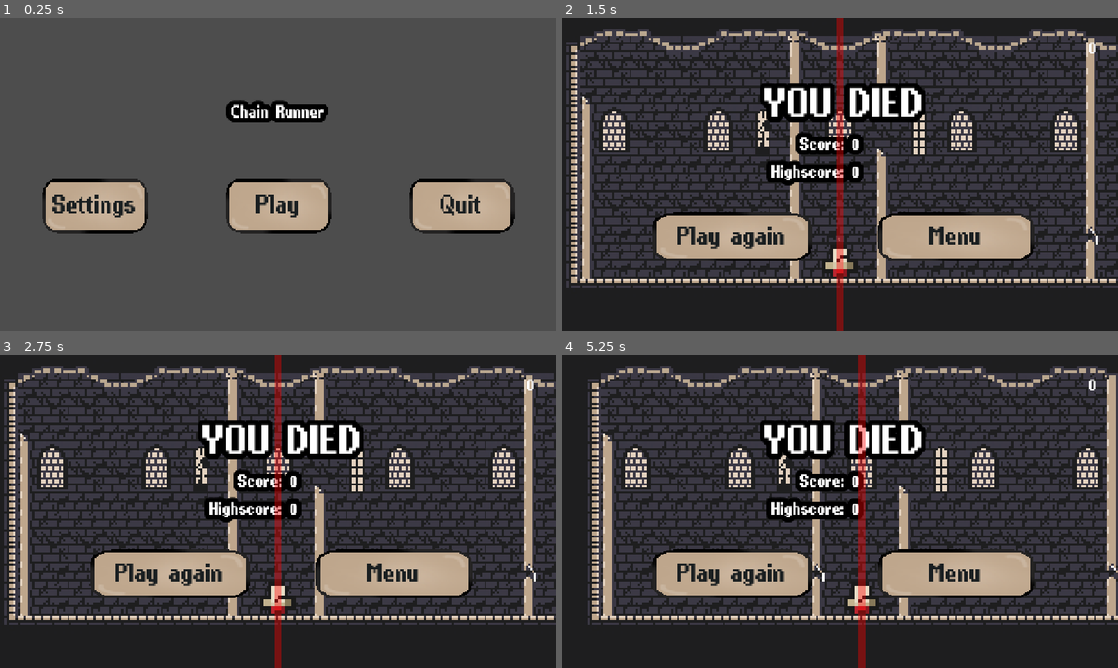
Above: before the commit, frames 1-4 (two rows, left to right).
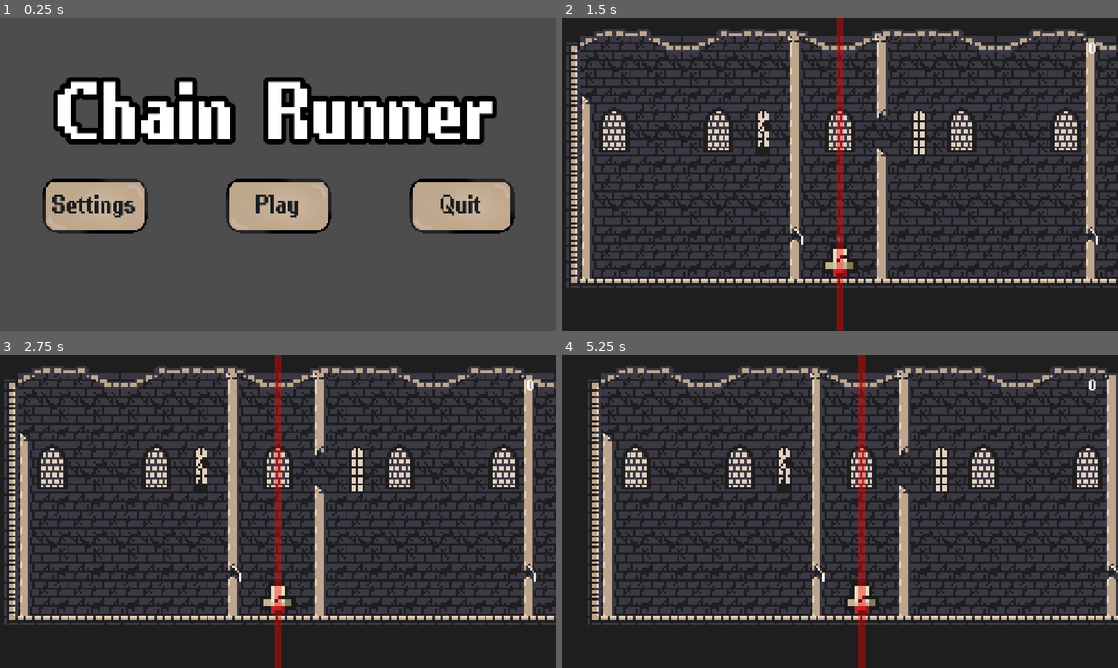
Above: after the commit, the same moments.

Repository: lucassillitoe/Steel_Jam_4_repo
Game: Godot game, scene res://Scenes/ui.tscn
Two runs of this game, one before a commit and one after it. Both use one fixed random seed, a clock stepped at 60 frames per second and the inputs below.
Inputs (mouse positions are in pixels of both pictures, inside the frame that each line leads up to):
- Up to frame 1 (0.25 s): no input
- Up to frame 2 (1.5 s): click "Play" at 0.5 s; click (728, 237) at 1.25 s, where only the run before the commit has a clickable "Play again"
- Up to frame 3 (2.75 s): click (166, 574) at 2 s, where only the run before the commit has a clickable "Play again"
- Up to frame 4 (5.25 s): click (728, 574) at 2.75 s, where only the run before the commit has a clickable "Play again"; click (956, 574) at 3.5 s, where only the run before the commit has a clickable "Menu"; move the mouse to (962, 495) at 4.27 s; hold D (Right) from 4.28 s (still down); tap Shift (Dash) at 4.35 s; click (962, 495) at 4.42 s; move the mouse to (728, 527) at 5.02 s; tap Mouse wheel down (MoveCameraLeft) at 5.1 s

The runs differ from the first frame. In frame 1, 12% of the frame differs, in the area x 9-90%, y 18-41%; in frame 2, 13%, in the area x 16-85%, y 20-78%; in frame 3, 13%; in frame 4, 13%.
Error before the commit: Invalid access to property or key 'text' on a base object of type 'null instance'. (res://Scenes/death_screen.gd:15)

Commit message:
compare

Diff:
--- a/steel-jam-4/Scenes/death_screen.gd
+++ b/steel-jam-4/Scenes/death_screen.gd
@@ -1,7 +1,8 @@
 extends Control
 
 @onready var highscore_label: Label = $Highscore
-@onready var score_label: Label = $"../../Camera/UI/Score"
+@onready var score_label: Label = $"../Score"
+@onready var deathScore: Label = $Score
 
 func _ready() -> void:
 	visibility_changed.connect(_on_visibility_changed)
@@ -14,6 +15,7 @@
 func _refresh() -> void:
 	var current_score := int(score_label.text)
 	var highscore := int(SettingsManager.get_setting("GameStates", "Highscore"))
+	deathScore.text = score_label.text
 
 	if current_score > highscore:
 		highscore = current_score
@@ -25,3 +27,11 @@
 	for label in get_tree().get_nodes_in_group("ScoreCard"):
 		var value = SettingsManager.get_setting(label.get_meta("Catagory"), label.get_meta("Key"))
 		label.text = str(int(value)) if value != null else "0"
+
+
+func _on_play_again_pressed() -> void:
+	get_tree().change_scene_to_file("res://Scenes/world.tscn")
+
+
+func _on_menu_pressed() -> void:
+	get_tree().change_scene_to_file("res://Scenes/ui.tscn")
--- a/steel-jam-4/Scenes/ui.tscn
+++ b/steel-jam-4/Scenes/ui.tscn
@@ -12,7 +12,7 @@
 
 [sub_resource type="LabelSettings" id="LabelSettings_tmtgh"]
 font = ExtResource("3_27fn8")
-font_size = 50
+font_size = 235
 outline_size = 45
 outline_color = Color(0, 0, 0, 1)
 
@@ -41,6 +41,92 @@
 
 [sub_resource type="StyleBoxTexture" id="StyleBoxTexture_waa4j"]
 texture = ExtResource("7_ok7cu")
+
+[sub_resource type="Animation" id="Animation_mmixe"]
+length = 0.001
+tracks/0/type = "value"
+tracks/0/imported = false
+tracks/0/enabled = true
+tracks/0/path = NodePath("Main Menu/Label:position")
+tracks/0/interp = 1
+tracks/0/loop_wrap = true
+tracks/0/keys = {
+"times": PackedFloat32Array(0),
+"transitions": PackedFloat32Array(1),
+"update": 0,
+"values": [Vector2(133.5, 120)]
+}
+tracks/1/type = "value"
+tracks/1/imported = false
+tracks/1/enabled = true
+tracks/1/path = NodePath("Main Menu/Label:rotation")
+tracks/1/interp = 1
+tracks/1/loop_wrap = true
+tracks/1/keys = {
+"times": PackedFloat32Array(0),
+"transitions": PackedFloat32Array(1),
+"update": 0,
+"values": [0.0]
+}
+tracks/2/type = "value"
+tracks/2/imported = false
+tracks/2/enabled = true
+tracks/2/path = NodePath("Main Menu/Label:scale")
+tracks/2/interp = 1
+tracks/2/loop_wrap = true
+tracks/2/keys = {
+"times": PackedFloat32Array(0),
+"transitions": PackedFloat32Array(1),
+"update": 0,
+"values": [Vector2(1, 1)]
+}
+
+[sub_resource type="Animation" id="Animation_nt8jn"]
+resource_name = "Title"
+length = 10.0
+loop_mode = 1
+tracks/0/type = "value"
+tracks/0/imported = false
+tracks/0/enabled = true
+tracks/0/path = NodePath("Main Menu/Label:position")
+tracks/0/interp = 2
+tracks/0/loop_wrap = true
+tracks/0/keys = {
+"times": PackedFloat32Array(-0.033333335, 3.7666667, 7.5666666, 10),
+"transitions": PackedFloat32Array(1, 1, 1, 1),
+"update": 0,
+"values": [Vector2(133.5, 120), Vector2(131.695, 86), Vector2(132.695, 103), Vector2(133.5, 120)]
+}
+tracks/1/type = "value"
+tracks/1/imported = false
+tracks/1/enabled = true
+tracks/1/path = NodePath("Main Menu/Label:rotation")
+tracks/1/interp = 2
+tracks/1/loop_wrap = true
+tracks/1/keys = {
+"times": PackedFloat32Array(-0.03333334, 1.4666667, 5.5, 9.933333),
+"transitions": PackedFloat32Array(1, 1, 1, 1),
+"update": 0,
+"values": [0.0, -0.066880964, 0.10606351, 0.0]
+}
+tracks/2/type = "value"
+tracks/2/imported = false
+tracks/2/enabled = true
+tracks/2/path = NodePath("Main Menu/Label:scale")
+tracks/2/interp = 1
+tracks/2/loop_wrap = true
+tracks/2/keys = {
+"times": PackedFloat32Array(0, 2.5333333, 6.3333335, 10.033334),
+"transitions": PackedFloat32Array(1, 1, 1, 1),
+"update": 0,
+"values": [Vector2(1, 1), Vector2(1.05, 1.05), Vector2(0.95, 0.95), Vector2(1, 1)]
+}
+
+[sub_resource type="AnimationLibrary" id="AnimationLibrary_g0wmg"]
+_data = {
+&"RESET": SubResource("Animation_mmixe"),
+&"Title": SubResource("Animation_nt8jn")
+}
 
 [node name="UI" type="Control" unique_id=458499370]
 layout_mode = 3
@@ -66,17 +152,18 @@
 anchors_preset = 5
 anchor_left = 0.5
 anchor_right = 0.5
-offset_left = -483.5
+offset_left = -506.5
 offset_top = 120.0
-offset_right = 483.5
-offset_bottom = 239.0
-grow_horizontal = 2
+offset_right = 506.51147
+offset_bottom = 326.00363
+grow_horizontal = 2
+pivot_offset_ratio = Vector2(0.5, 0.505)
 size_flags_horizontal = 4
 size_flags_vertical = 1
 text = "Chain Runner"
 label_settings = SubResource("LabelSettings_tmtgh")
 horizontal_alignment = 1
-vertical_alignment = 2
+vertical_alignment = 1
 
 [node name="Settings" type="TextureButton" parent="Main Menu" unique_id=780992871]
 layout_mode = 1
@@ -600,6 +687,9 @@
 stream = ExtResource("9_nt8jn")
 volume_db = -11.838
 
+[node name="AnimationPlayer" type="AnimationPlayer" parent="." unique_id=1100238323]
+libraries/ = SubResource("AnimationLibrary_g0wmg")
+
 [connection signal="pressed" from="Main Menu/Settings" to="." method="_on_settings_pressed"]
 [connection signal="pressed" from="Main Menu/Play" to="." method="_on_play_pressed"]
 [connection signal="pressed" from="Main Menu/Quit" to="." method="_on_quit_pressed"]
--- a/steel-jam-4/Scenes/world.tscn
+++ b/steel-jam-4/Scenes/world.tscn
@@ -187,6 +187,7 @@
 World = NodePath("..")
 
 [node name="Death Screen" parent="Camera/UI" parent_id_path=PackedInt32Array(640432073, 944508092) index="2" unique_id=582097814 instance=ExtResource("7_k7acu")]
+visible = false
 layout_mode = 1
 offset_left = 8.0
 offset_top = -214.0
@@ -241,6 +242,9 @@
 
 [node name="Position" type="Marker2D" parent="." unique_id=1337215596]
 
+[connection signal="pressed" from="Camera/UI/Death Screen/Play again" to="Camera/UI/Death Screen" method="_on_play_again_pressed"]
+[connection signal="pressed" from="Camera/UI/Death Screen/Menu" to="Camera/UI/Death Screen" method="_on_menu_pressed"]
+
 [editable path="TileMapSetUp"]
 [editable path="Camera"]
 [editable path="Camera/UI/Death Screen"]
--- a/steel-jam-4/Scripts/GLOBAL_VARIABLES.gd
+++ b/steel-jam-4/Scripts/GLOBAL_VARIABLES.gd
@@ -1,7 +1,7 @@
 extends Node
 
 #The current state of input
-enum state {INPUTTING, PLAYING_BACK}
+enum state {INPUTTING, PLAYING_BACK, DEATH}
 @onready var currentState := state.INPUTTING
 
 @onready var PlayerPosition : Vector2
--- a/steel-jam-4/Scripts/PlayerMovement.gd
+++ b/steel-jam-4/Scripts/PlayerMovement.gd
@@ -85,8 +85,8 @@
 
 	# check if the player is touching layer 2 to kill him
 	if CheckIfDied():
-		$"../Camera/Death Screen".show()
-		pass
+		$"../Camera/UI/Death Screen".visible = true
+		GLOBAL_VARIABLES.currentState = GLOBAL_VARIABLES.state.DEATH
 
 
 
--- a/steel-jam-4/Scripts/world.gd
+++ b/steel-jam-4/Scripts/world.gd
@@ -17,6 +17,7 @@
 
 # Called when the node enters the scene tree for the first time.
 func _ready() -> void:
+	GLOBAL_VARIABLES.currentState = GLOBAL_VARIABLES.state.INPUTTING
 	for i in range (RoomsToLoad):
 		SpawnNextRoom()
 	PlayerPosition = ChunkFloor()
